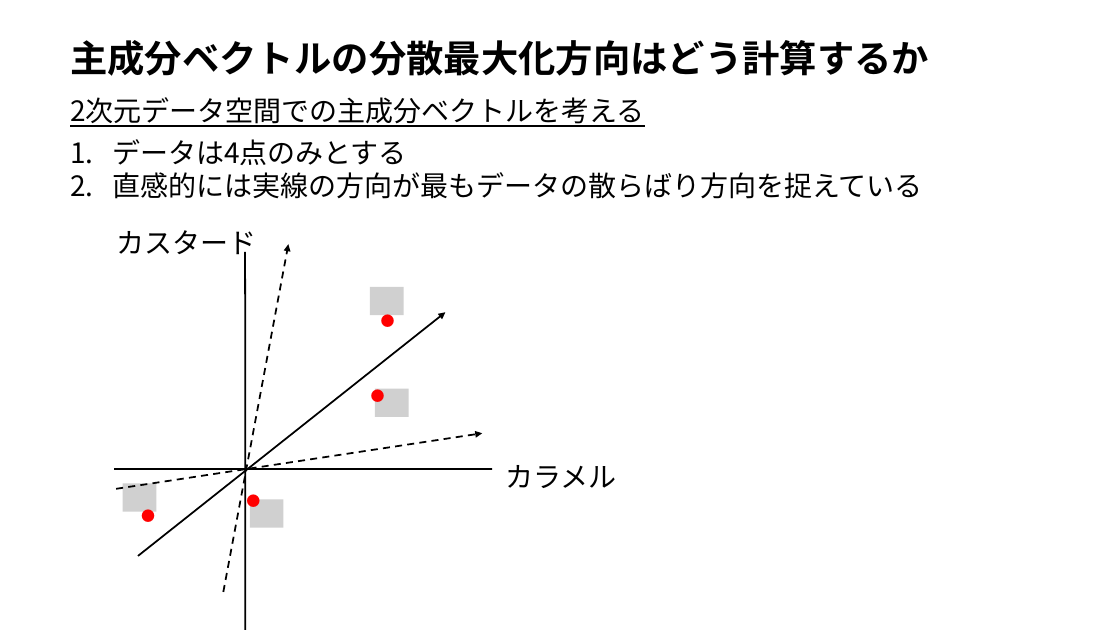
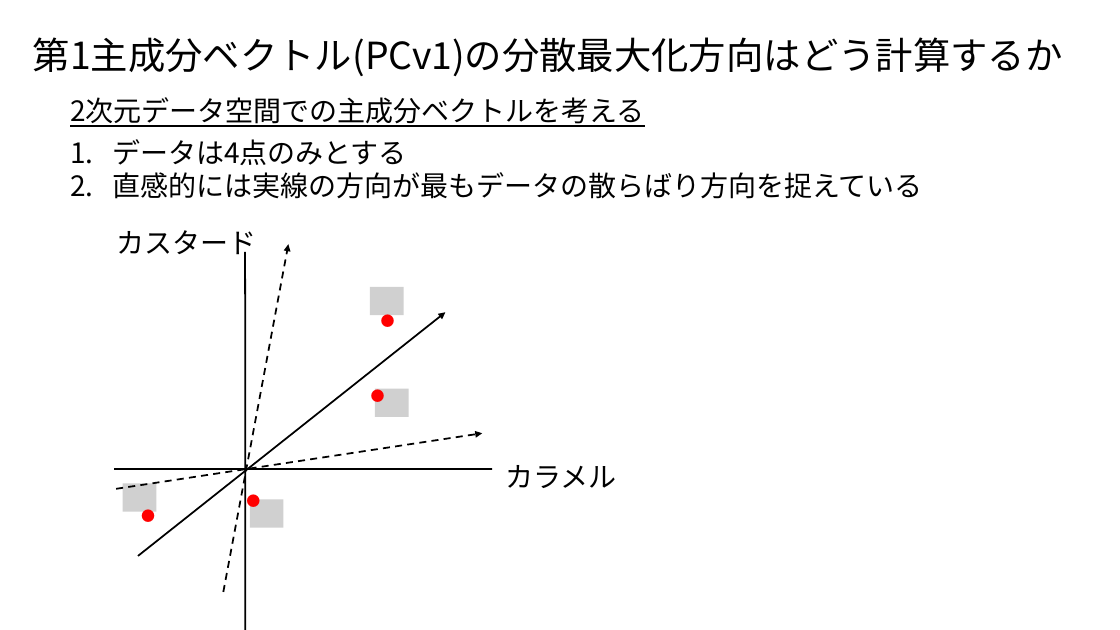
Before and after one commit to ueharaLab/NLP_7-PCA, a slide deck: slide 16 of NLP_6 PCA(BASICS)_ver2.pptx. Drawn at 1120x630 pixels with LibreOffice and Linux fonts; fonts in the diff are those of the drawing; grey boxes stand for pictures. Boxes give left, top, right and bottom in pixels: in the first picture for what was removed or moved away, otherwise in the second. Text is boxed around its words. In the diff, an @@ line names an element or a change of style, - is before the commit and + after.

```diff
--- a/NLP_6 PCA(BASICS)_ver2.pptx
+++ b/NLP_6 PCA(BASICS)_ver2.pptx
@@ text at [33,37,1063,76]: text changed; bold off @@
-主成分ベクトルの分散最大化方向はどう計算するか
+第1主成分ベクトル(PCv1)の分散最大化方向はどう計算するか
```
Also in this commit, not shown: 6 other slides changed, 3 other files.
